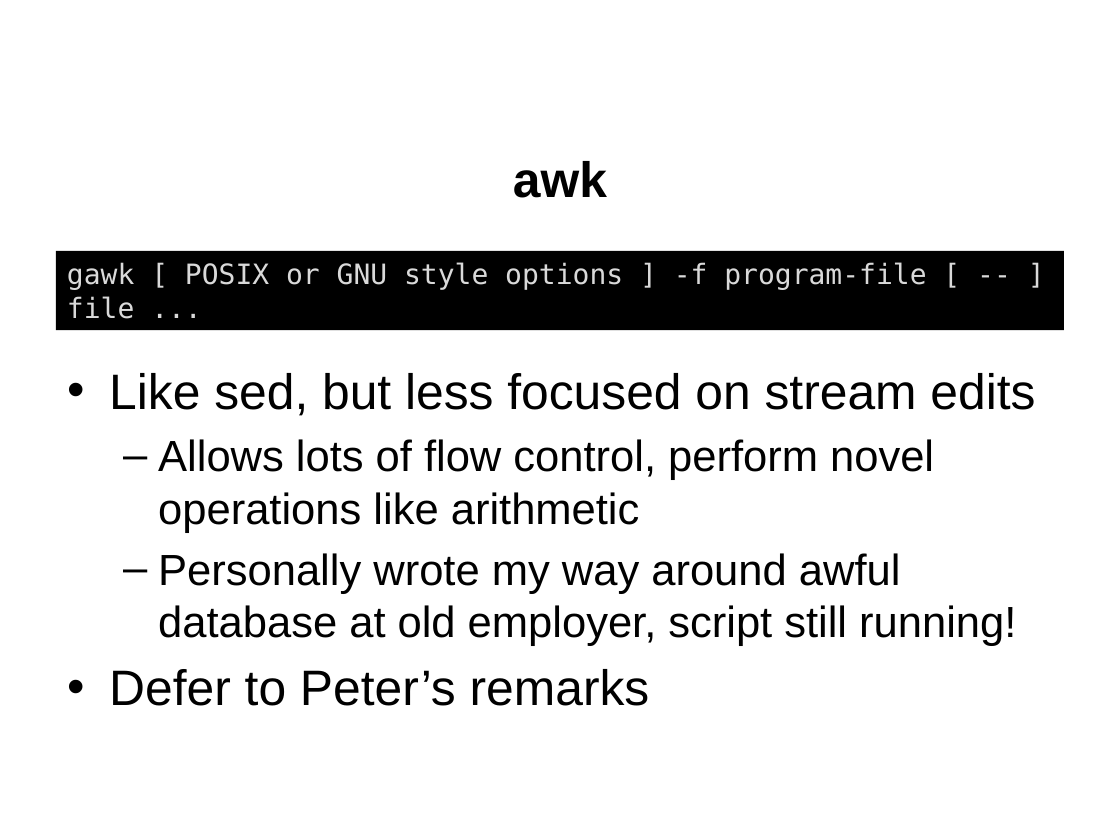
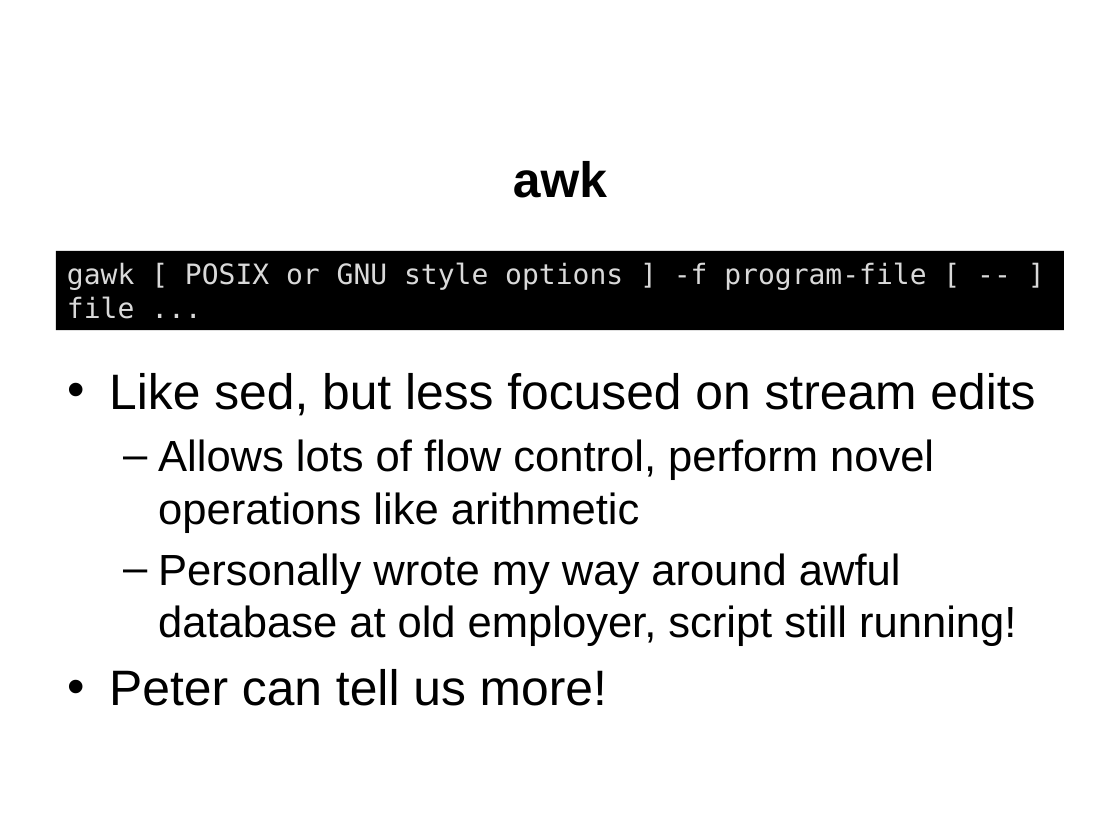
Before and after one commit to jgerity/talks, a slide deck: slide 18 of 2017/computing_workgroup/regex/regular_expressions.pptx (slide 17 before the commit). Drawn at 1120x840 pixels with LibreOffice and Linux fonts; fonts in the diff are those of the drawing; background and template pictures are left out. Boxes give left, top, right and bottom in pixels: in the first picture for what was removed or moved away, otherwise in the second. Text is boxed around its words. In the diff, an @@ line names an element or a change of style, - is before the commit and + after.

```diff
--- a/2017/computing_workgroup/regex/regular_expressions.pptx
+++ b/2017/computing_workgroup/regex/regular_expressions.pptx
@@ text at (109, 669, 607, 706): text changed @@
-• Defer to Peter’s remarks
+• Peter can tell us more!
```
Also in this commit, not shown: 14 other slides changed, 1 slide added, 1 slide removed.
